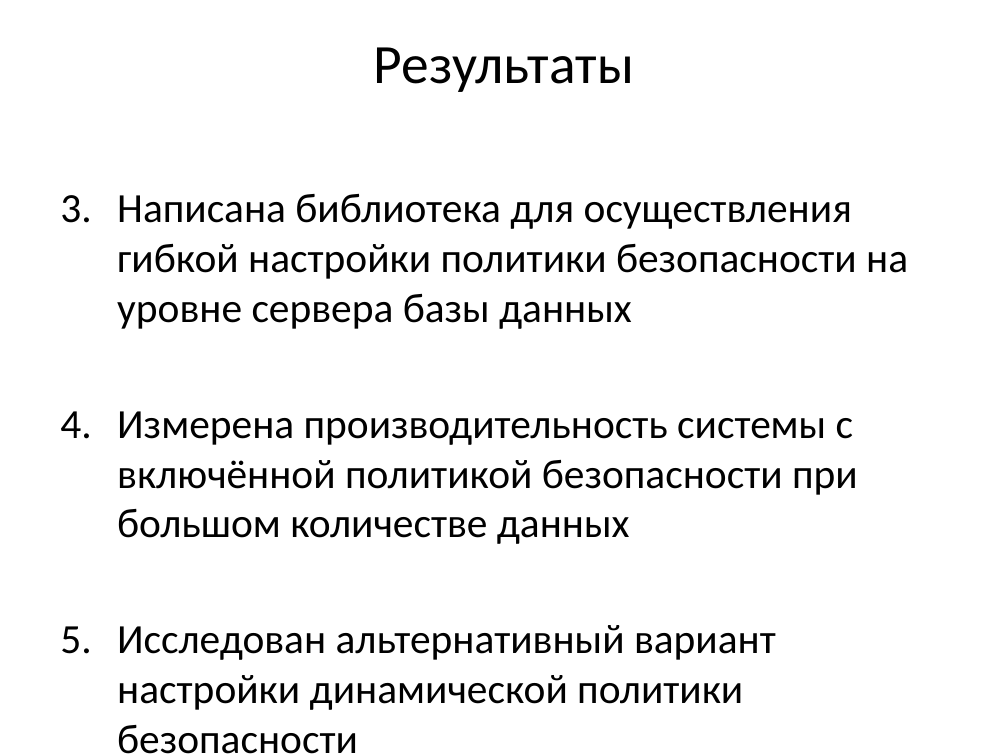
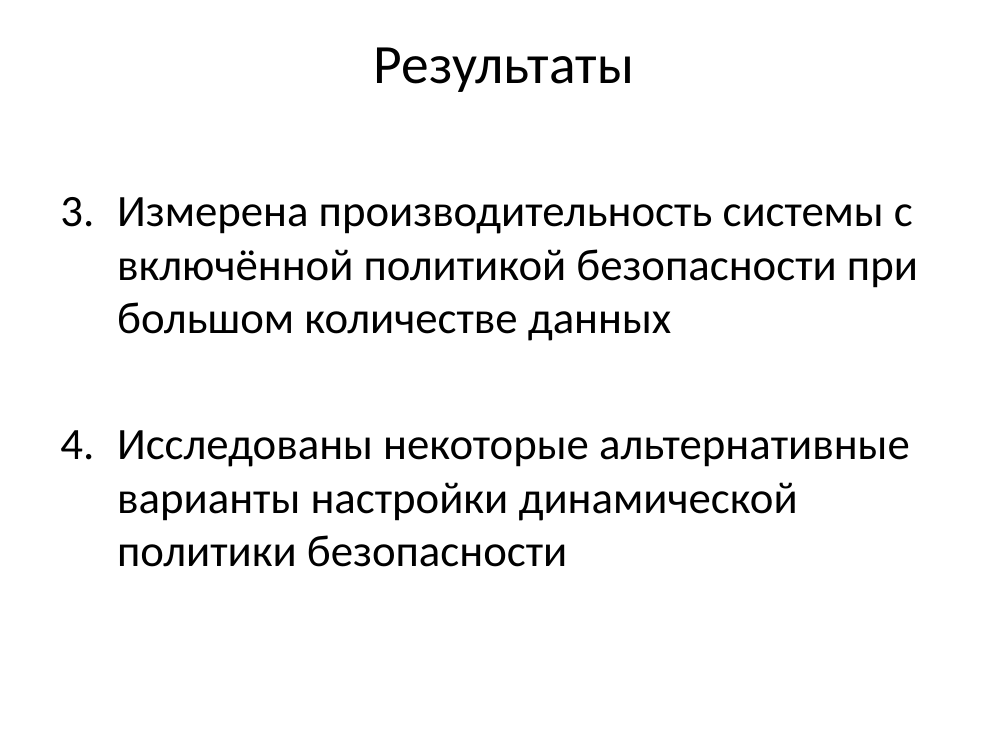
Before and after one commit to prototype9449/meaningless-course-work, a slide deck: slide 9 of ВКР/презентация.pptx. Drawn at 1008x756 pixels with LibreOffice and Linux fonts; fonts in the diff are those of the drawing. Boxes give left, top, right and bottom in pixels: in the first picture for what was removed or moved away, otherwise in the second. Text is boxed around its words. In the diff, an @@ line names an element or a change of style, - is before the commit and + after.

```diff
--- a/ВКР/презентация.pptx
+++ b/ВКР/презентация.pptx
@@ text at box(117, 194, 908, 329): paragraph removed @@
-3. Написана библиотека для осуществления гибкой настройки политики безопасности на уровне сервера базы данных
@@ text at box(117, 197, 918, 341): size 29.6 to 32 pt in "Измерена производительность системы с включённой политикой б ..." @@
@@ text at box(117, 430, 910, 567): text changed; size 29.6 to 32 pt @@
-5. Исследован альтернативный вариант настройки динамической политики безопасности
+4. Исследованы некоторые альтернативные варианты настройки динамической политики безопасности
```
Also in this commit, not shown: 5 other slides changed, 1 slide added, 6 other files.
